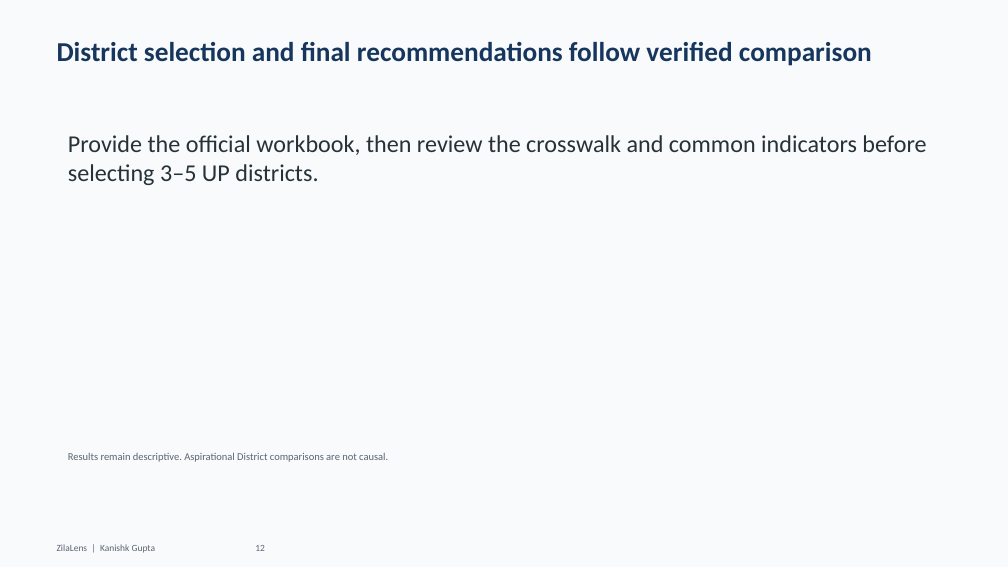
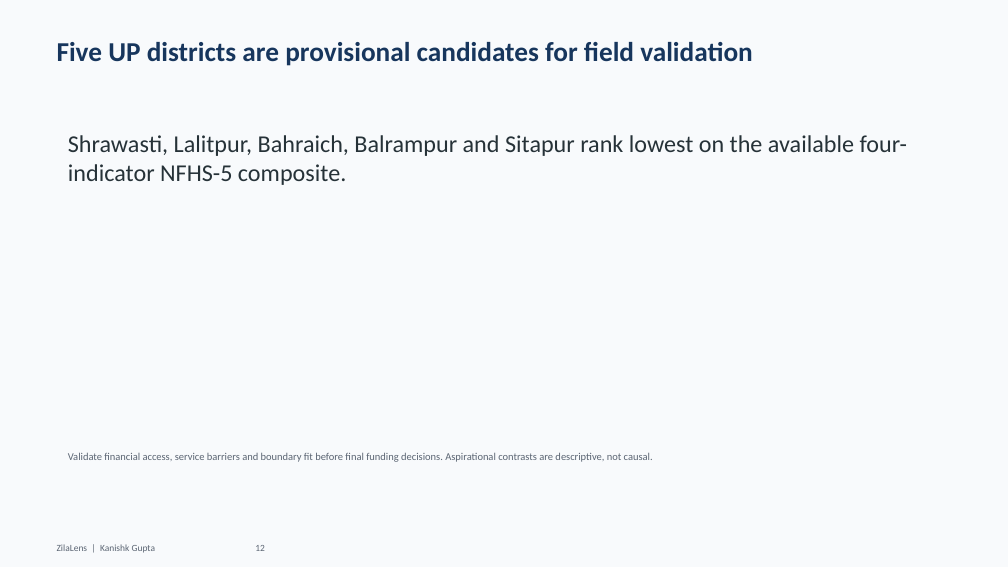
Before and after one commit to GKanishk16/ZilaLens, a slide deck: slide 12 of outputs/deck/ZilaLens_Deck.pptx. Drawn at 1008x567 pixels with LibreOffice and Linux fonts; fonts in the diff are those of the drawing. Boxes give left, top, right and bottom in pixels: in the first picture for what was removed or moved away, otherwise in the second. Text is boxed around its words. In the diff, an @@ line names an element or a change of style, - is before the commit and + after.

Commit message:
Phase 6: publish descriptive research deliverables

```diff
--- a/outputs/deck/ZilaLens_Deck.pptx
+++ b/outputs/deck/ZilaLens_Deck.pptx
@@ text at (57, 42, 753, 66): text changed @@
-District selection and final recommendations follow verified comparison
+Five UP districts are provisional candidates for field validation
@@ text at (68, 135, 907, 185): text changed @@
-Provide the official workbook, then review the crosswalk and common indicators before selecting 3–5 UP districts.
+Shrawasti, Lalitpur, Bahraich, Balrampur and Sitapur rank lowest on the available four-indicator NFHS-5 composite.
@@ text at (68, 452, 653, 462): text changed @@
-Results remain descriptive. Aspirational District comparisons are not causal.
+Validate financial access, service barriers and boundary fit before final funding decisions. Aspirational contrasts are descriptive, not causal.
```
Also in this commit, not shown: 3 other slides changed, 1 slide added, 1 slide removed, 4 other files.
